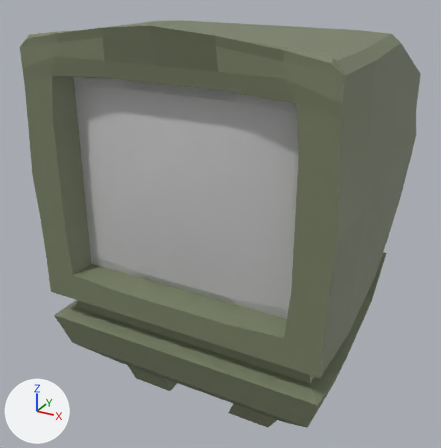
Two versions of the FBX model Assets/Art/Models/Props/SM_PeacE.fbx, one commit apart.
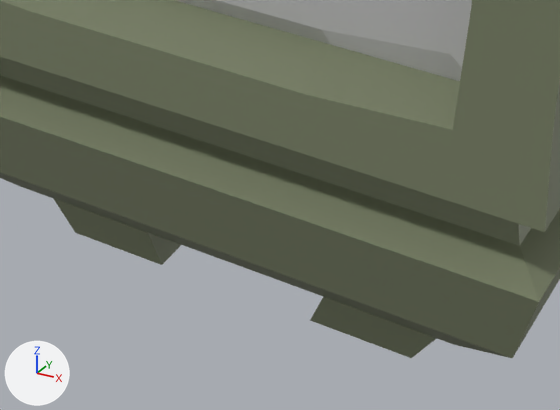
There are two pictures of each version: one whole from a camera (50 mm lens) standing at (0.00723, -0.01352, 0.01148) and looking at (-0.00078, 0.00104, 0.0042), one close up on the part from 24% to 74% of the width and 64% to 100% of the height. Every picture has the same lights, and +X, +Y and +Z are marked at lower left. Where no turn or scale is listed for an object, it has been applied to the vertices.

The older version as bpy lines, for what is in view:
```python
me_mesh_002 = bpy.data.meshes.new('Mesh.002')
me_mesh_002.from_pydata(...)  # 12 vertices, 9 faces; spans x -0.00085..0.00066, y -0.00092..0.00084, z 0.0..0.0005
me_mesh_002.materials.append(mat_m_peace)  # green #798166
me_mesh_003 = bpy.data.meshes.new('Mesh.003')
me_mesh_003.from_pydata(...)  # 12 vertices, 9 faces; spans x -0.00066..0.00085, y -0.00092..0.00084, z 0.0..0.0005
me_mesh_003.materials.append(mat_m_peace)  # green #798166
me_mesh_004 = bpy.data.meshes.new('Mesh.004')
me_mesh_004.from_pydata(...)  # 442 vertices, 440 faces; spans x -0.00406..0.00401, y -0.00277..0.00754, z 0.0..0.00976
# faces by material slot: [408, 32]
me_mesh_004.materials.append(mat_m_peace)  # green #798166
me_mesh_004.materials.append(mat_m_peace_screen)  # light grey #c8c8c8
ob_leg1 = bpy.data.objects.new('leg1', me_mesh_003)
ob_leg1.location = (-0.00169, -0.00092, 0.0)
ob_leg2 = bpy.data.objects.new('leg2', me_mesh_002)
ob_leg2.location = (0.00188, -0.00092, 0.0)
ob_sm_peace = bpy.data.objects.new('SM_PeacE', me_mesh_004)
ob_sm_peace.location = (0.0, -0.00047, 0.00047)
```
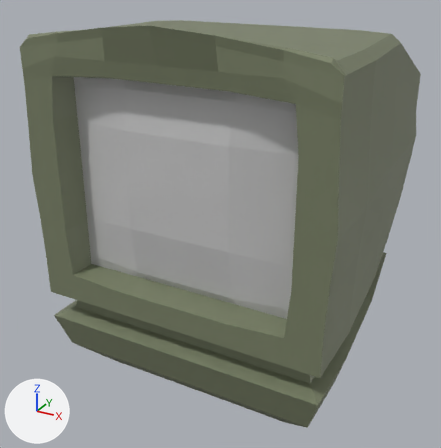
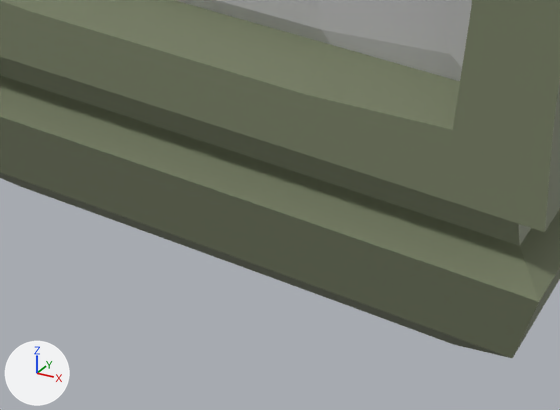
Changed parts and their boxes [x1, y1, x2, y2] in the close-ups (560 x 410 px):
'leg2', deleted (green): before [310, 297, 437, 358]
'leg1', deleted: before [53, 198, 181, 265]

Patch to the scene script:
```diff
--- a/Assets/Art/Models/Props/SM_PeacE.fbx.py
+++ b/Assets/Art/Models/Props/SM_PeacE.fbx.py
@@ ob_leg2 @@
-ob_leg2 = bpy.data.objects.new('leg2', me_mesh_002)
-ob_leg2.location = (0.00188, -0.00092, 0.0)
@@ ob_leg1 @@
-ob_leg1 = bpy.data.objects.new('leg1', me_mesh_003)
-ob_leg1.location = (-0.00169, -0.00092, 0.0)
```
